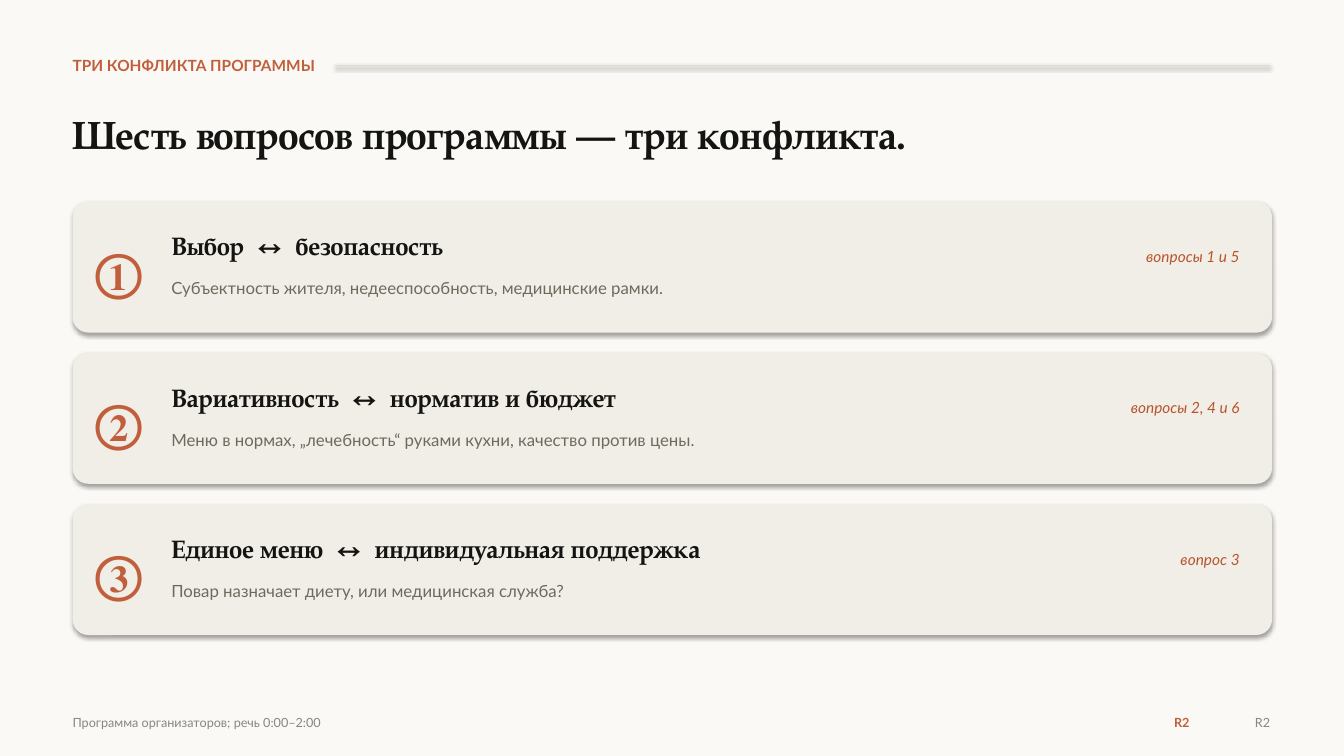
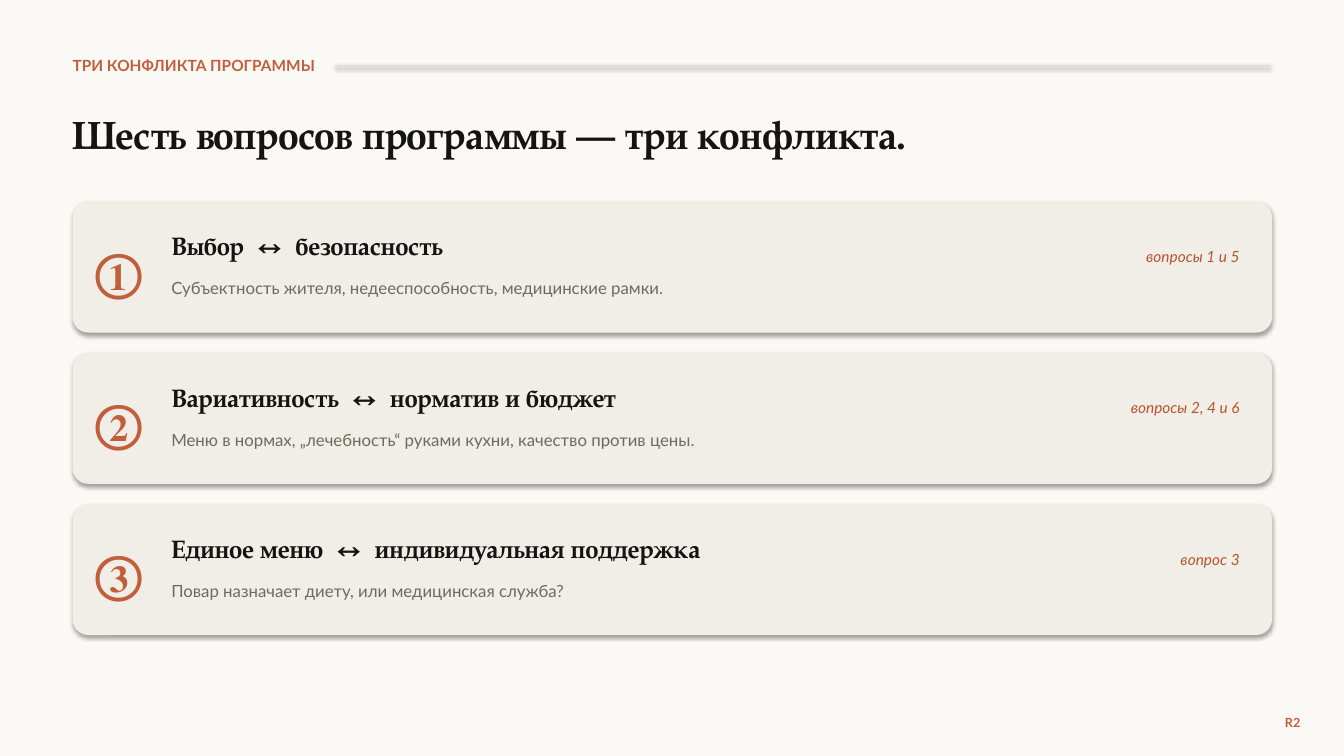
Before and after one commit to qlolp/seminar-variable-food-2026, a slide deck: slide 21 of 02_презентация/презентация_v6/Презентация_v6_Не_просто_накормить.pptx. Drawn at 1344x756 pixels with LibreOffice and Linux fonts; fonts in the diff are those of the drawing. Boxes give left, top, right and bottom in pixels: in the first picture for what was removed or moved away, otherwise in the second. Text is boxed around its words. In the diff, an @@ line names an element or a change of style, - is before the commit and + after.

```diff
--- a/02_презентация/презентация_v6/Презентация_v6_Не_просто_накормить.pptx
+++ b/02_презентация/презентация_v6/Презентация_v6_Не_просто_накормить.pptx
@@ text removed at box(73, 718, 321, 729) @@
-Программа организаторов; речь 0:00–2:00
@@ text removed at box(1174, 718, 1189, 727) @@
-R2
@@ text "R2": place and size @@
-text "R2" at box(1255, 718, 1270, 727)
+text "R2" at box(1285, 718, 1300, 727)
@@ text "R2" at box(1285, 718, 1300, 727): text colour #87867F to #C15F3C, bold on @@
```
Also in this commit, not shown: 29 other slides changed, 22 other files.
